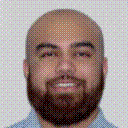
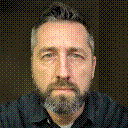
Revision of a layered (128, 128) image; what changed, layer by layer:
added layer "Pasted Layer #2" above "syed.jpeg" over [0,0,128,128]
hid "syed.jpeg" over [0,0,128,128]
showed "926080_396739197130026_1816837181_n.jpg" over [0,0,128,128]
